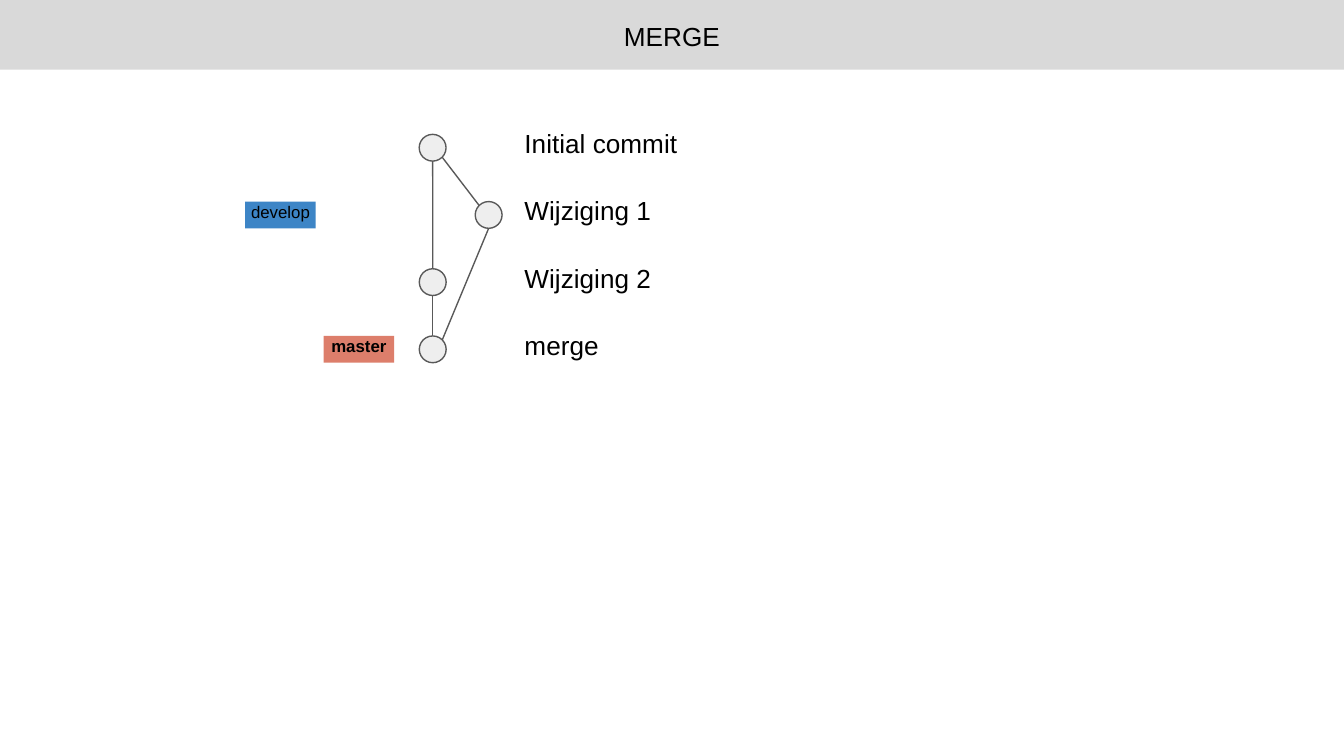
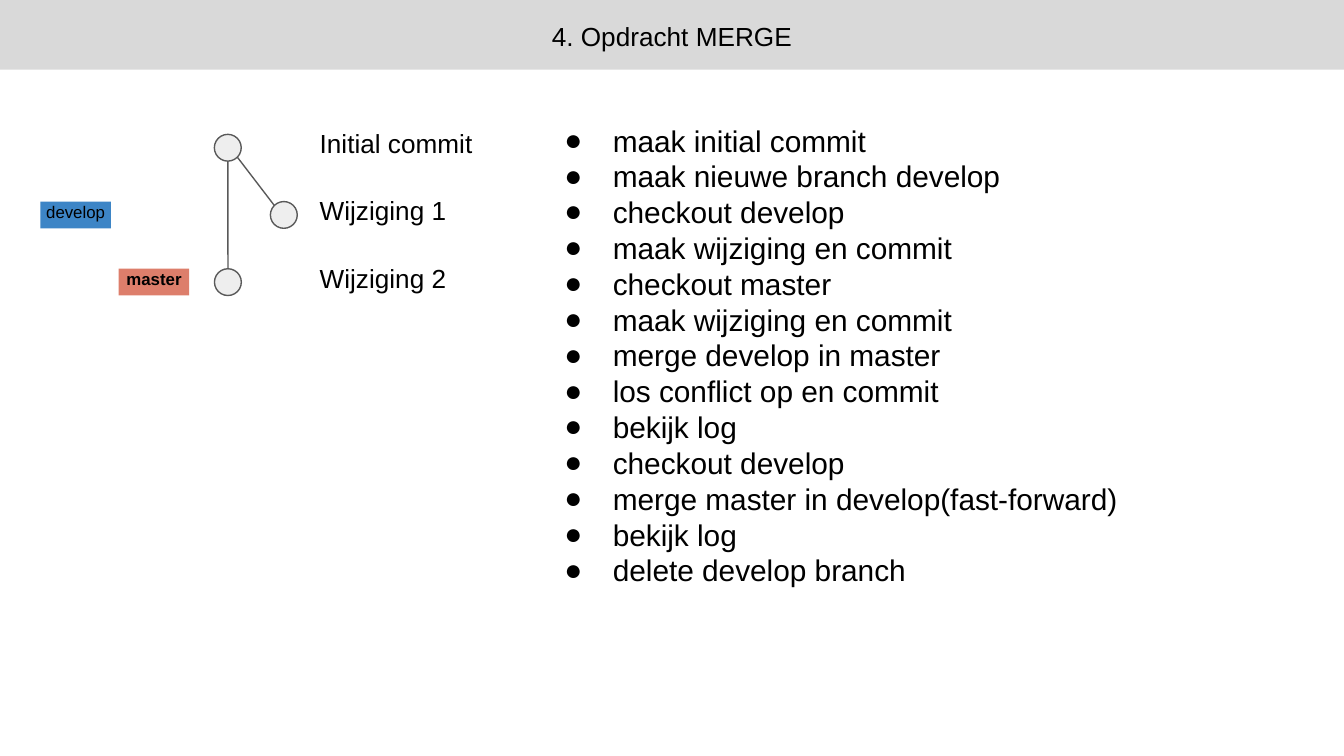
Before and after one commit to Lveekhout/juniorsoftwareengineer, a slide deck: slide 6 of git-workshop-opdracht-merge-with-conflict.pptx (slide 8 before the commit). Drawn at 1344x756 pixels with LibreOffice and Linux fonts; fonts in the diff are those of the drawing. Boxes give left, top, right and bottom in pixels: in the first picture for what was removed or moved away, otherwise in the second. Text is boxed around its words. In the diff, an @@ line names an element or a change of style, - is before the commit and + after.

```diff
--- a/git-workshop-opdracht-merge-with-conflict.pptx
+++ b/git-workshop-opdracht-merge-with-conflict.pptx
@@ text in rectangle at <box>552,27,792,52</box>: text changed @@
-MERGE
+4. Opdracht MERGE
@@ text added at <box>613,130,1117,587</box>, 16 pt, text #000000 @@
+● maak initial commit
+● maak nieuwe branch develop
+● checkout develop
+● maak wijziging en commit
+● checkout master
+● maak wijziging en commit
+● merge develop in master
+● los conflict op en commit
+● bekijk log
+● checkout develop
+● merge master in develop(fast-forward)
+● bekijk log
+● delete develop branch
@@ 3 texts, 3 ellipses, 2 lines, 1 rectangle: place and size @@
-3 texts, 3 ellipses, 2 lines, 1 rectangle at <box>245,134,677,296</box>
+3 texts, 3 ellipses, 2 lines, 1 rectangle at <box>40,134,472,296</box>
@@ line removed from (489, 228) to (442, 340) @@
@@ rectangle "master": place and size @@
-rectangle "master" at <box>324,336,394,363</box>
+rectangle "master" at <box>118,269,188,296</box>
@@ line removed from (433, 296) to (433, 336) @@
@@ ellipse removed at <box>419,336,446,363</box> @@
@@ text removed at <box>524,341,598,361</box> @@
-merge
```
Also in this commit, not shown: 11 slides added, 8 slides removed, 14 other files.
